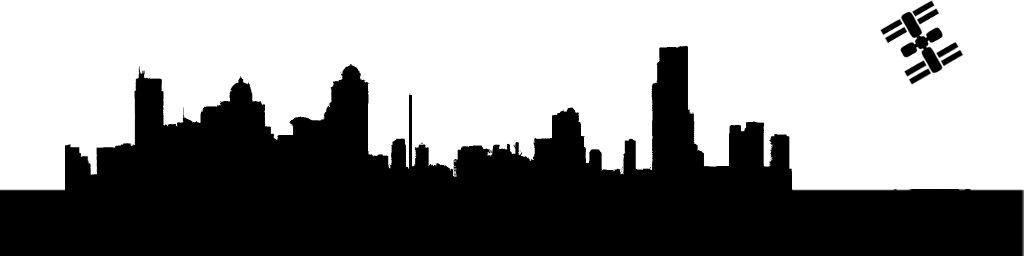
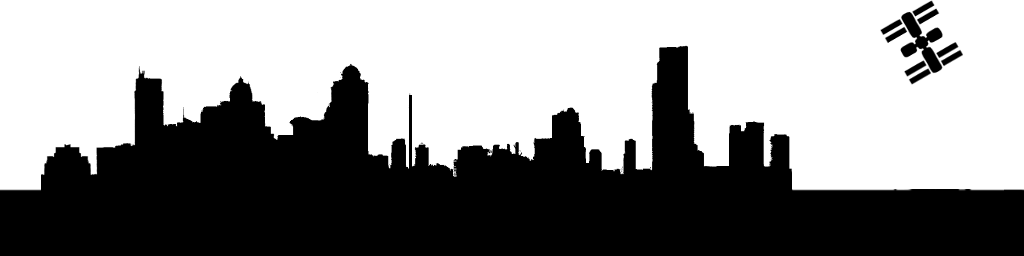
Comparing the layer stacks of the two 1024x256 images. Changes:
painted on "Pasted Layer" over [41, 144, 1024, 256]
